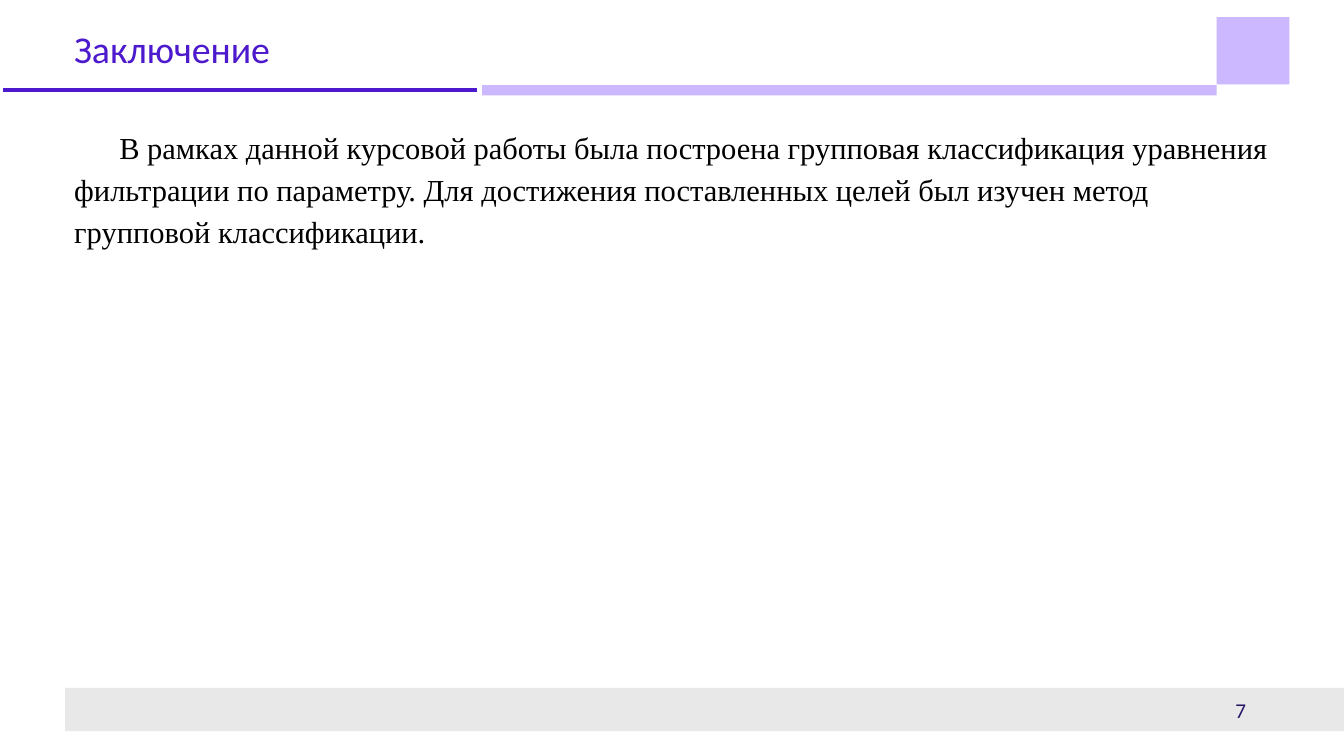
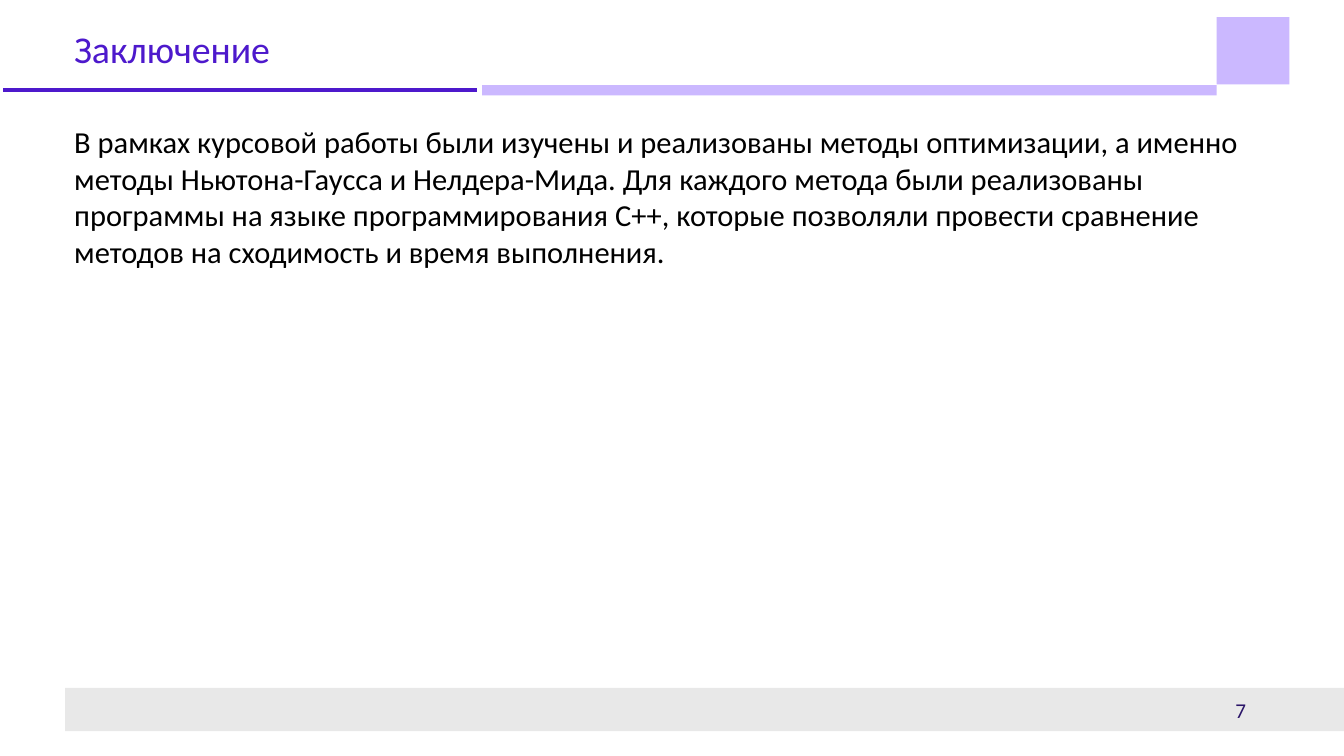
Before and after one commit to Mis-prog/kursovai_5sem, a slide deck: slide 7 of doc/presentation.pptx. Drawn at 1344x756 pixels with LibreOffice and Linux fonts; fonts in the diff are those of the drawing; background and template pictures are left out. Boxes give left, top, right and bottom in pixels: in the first picture for what was removed or moved away, otherwise in the second. Text is boxed around its words. In the diff, an @@ line names an element or a change of style, - is before the commit and + after.

```diff
--- a/doc/presentation.pptx
+++ b/doc/presentation.pptx
@@ subtitle at (x1=74, y1=132, x2=1238, y2=268): text changed; font Times New Roman to Calibri @@
-В рамках данной курсовой работы была построена групповая классификация уравнения фильтрации по параметру. Для достижения поставленных целей был изучен метод групповой классификации.
+В рамках курсовой работы были изучены и реализованы методы оптимизации, а именно методы Ньютона-Гаусса и Нелдера-Мида. Для каждого метода были реализованы программы на языке программирования C++, которые позволяли провести сравнение методов на сходимость и время выполнения.
```
Also in this commit, not shown: 1 other slide changed, 3 slides added, 3 slides removed.
